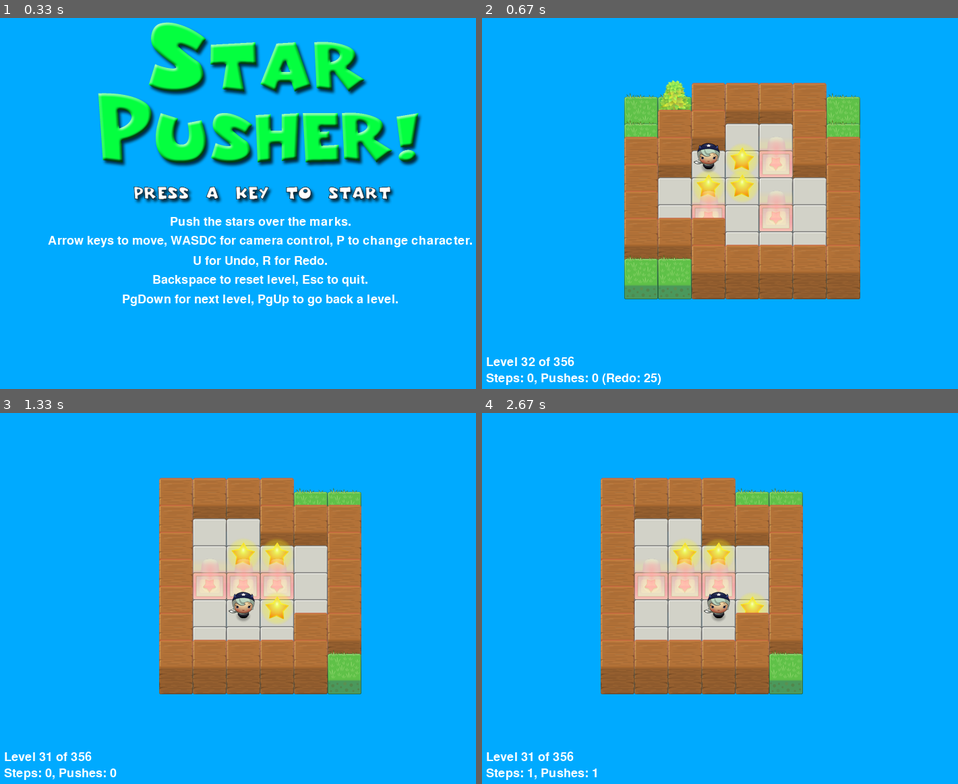
Above: before the commit, frames 1-4 (two rows, left to right).
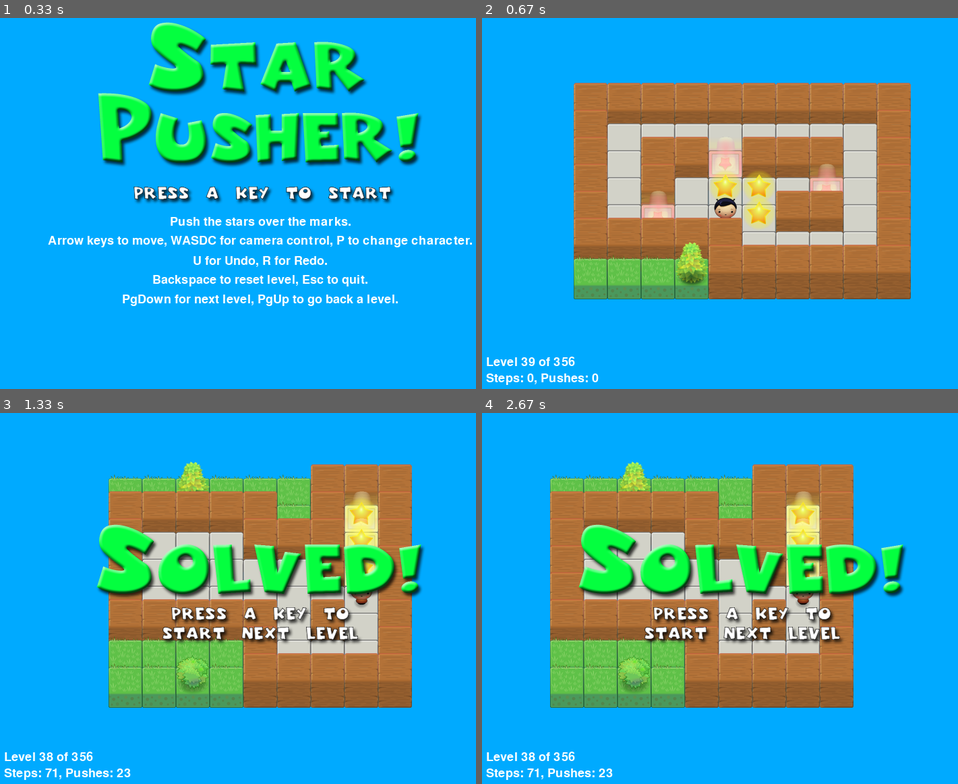
Above: after the commit, the same moments.

Repository: rm369/makinggames
Game: pygame game, started from starpusher.py
Same seed, same stepped clock (60 frames per second), same inputs: the game is played once before the commit and once after it.
Inputs (mouse positions are in pixels of both pictures, inside the frame that each line leads up to):
- Up to frame 1 (0.33 s): no input
- Up to frame 2 (0.67 s): click (743, 188) at 0.38 s
- Up to frame 3 (1.33 s): hold U 0.67-1.13 s; hold Right 0.67-1.13 s; move the mouse to (128, 587) at 0.7 s; tap Page Up at 1.17 s
- Up to frame 4 (2.67 s): hold U 1.5-1.97 s; hold Right 1.5-1.97 s; hold D 1.5-1.97 s; move the mouse to (819, 442) at 1.53 s; tap R at 2 s; hold Right from 2.33 s (still down); hold D from 2.33 s (still down); move the mouse to (753, 450) at 2.37 s

Frame 1 is identical in both runs. In frame 2, 27% of the frame differs, in the area x 9-91%, y 16-99%; in frame 3, 36%; in frame 4, 36%, in the area x 9-90%, y 13-99%.

Commit message:
- no busy waiting in start screen - always leave key repeat on - remove path also at redo/undo

Diff:
--- a/starpusher.py
+++ b/starpusher.py
@@ -94,6 +94,7 @@
                     IMAGESDICT['pinkgirl']]
 
     startScreen()  # show the title screen until the user presses a key
+    pygame.key.set_repeat(KEYDELAY, KEYINTERVAL)  # enable keyboard repetition
 
     # Read in the levels from the text file. See the readLevelsFile() for
     # details on the format of this file and how to make your own levels.
@@ -191,6 +192,7 @@
                 keyPressed = True
                 if path:
                     path = None  # cancel rest of path
+
                 if event.key == K_LEFT:
                     playerMoveTo = LEFT
                 elif event.key == K_RIGHT:
@@ -205,6 +207,7 @@
                         applyMove(gameStateObj, move, undo=True)
                         gameStateObj['redoStack'].append(move)
                         levelIsComplete = False  # if level was solved, it is no more
+                        showPathDest = [-1, -1]
                         mapNeedsRedraw = True
                 elif event.key == K_r:  # redo
                     if gameStateObj['redoStack']:
@@ -215,7 +218,7 @@
                             # level is solved, we should show the "Solved!" image.
                             levelIsComplete = True
                             keyPressed = False
-                            pygame.key.set_repeat()  # disable keyboard repetition
+                        showPathDest = [-1, -1]
                         mapNeedsRedraw = True
 
                 # Set the camera move mode.
@@ -264,9 +267,6 @@
                 # level is solved, we should show the "Solved!" image.
                 levelIsComplete = True
                 keyPressed = False
-                pygame.key.set_repeat()  # disable keyboard repetition
-            else:
-                pygame.key.set_repeat(KEYDELAY, KEYINTERVAL)  # configure keyboard repetition
 
         DISPLAYSURF.fill(BGCOLOR)
 
@@ -289,7 +289,7 @@
         stepSurfStr = 'Steps: %s, Pushes: %s' % (gameStateObj['stepCounter'], gameStateObj['pushCounter'])
         if len(gameStateObj['redoStack']) > 0:
             stepSurfStr += f" (Redo: {len(gameStateObj['redoStack'])})"
-        stepSurf = BASICFONT.render(stepSurfStr,1, TEXTCOLOR)
+        stepSurf = BASICFONT.render(stepSurfStr, 1, TEXTCOLOR)
         stepRect = stepSurf.get_rect()
         stepRect.bottomleft = (20, WINHEIGHT - 10)
         DISPLAYSURF.blit(stepSurf, stepRect)
@@ -492,27 +492,26 @@
 
     redrawNeeded = True
     while True:  # Main loop for the start screen.
-        for event in pygame.event.get():
-            if event.type == QUIT:
+        event = pygame.event.wait()
+        if event.type == QUIT:
+            terminate()
+        elif event.type == KEYDOWN:
+            if event.key == K_ESCAPE:
                 terminate()
-            elif event.type == KEYDOWN:
-                if event.key == K_ESCAPE:
-                    terminate()
-                return  # user has pressed a key, so return.
-            elif event.type == MOUSEBUTTONDOWN:
-                return  # user has pressed a mouse button, also return.
-            elif event.type == VIDEORESIZE:
-                updateWin(event.dict['size'])
-                redrawNeeded = True
-            elif event.type == VIDEOEXPOSE:  # handles window minimising/maximising
-                updateWin(DISPLAYSURF.get_size())
-                redrawNeeded = True
+            return  # user has pressed a key, so return.
+        elif event.type == MOUSEBUTTONDOWN:
+            return  # user has pressed a mouse button, also return.
+        elif event.type == VIDEORESIZE:
+            updateWin(event.dict['size'])
+            redrawNeeded = True
+        elif event.type == VIDEOEXPOSE:  # handles window minimising/maximising
+            updateWin(DISPLAYSURF.get_size())
+            redrawNeeded = True
 
         if redrawNeeded:
             redrawNeeded = False
             drawStartScreen()
-            # Display the DISPLAYSURF contents to the actual screen.
-            pygame.display.update()
+            pygame.display.update()  # Display the DISPLAYSURF contents to the actual screen.
         FPSCLOCK.tick()
 
 
Binary file changed: starPusherState.pickle
